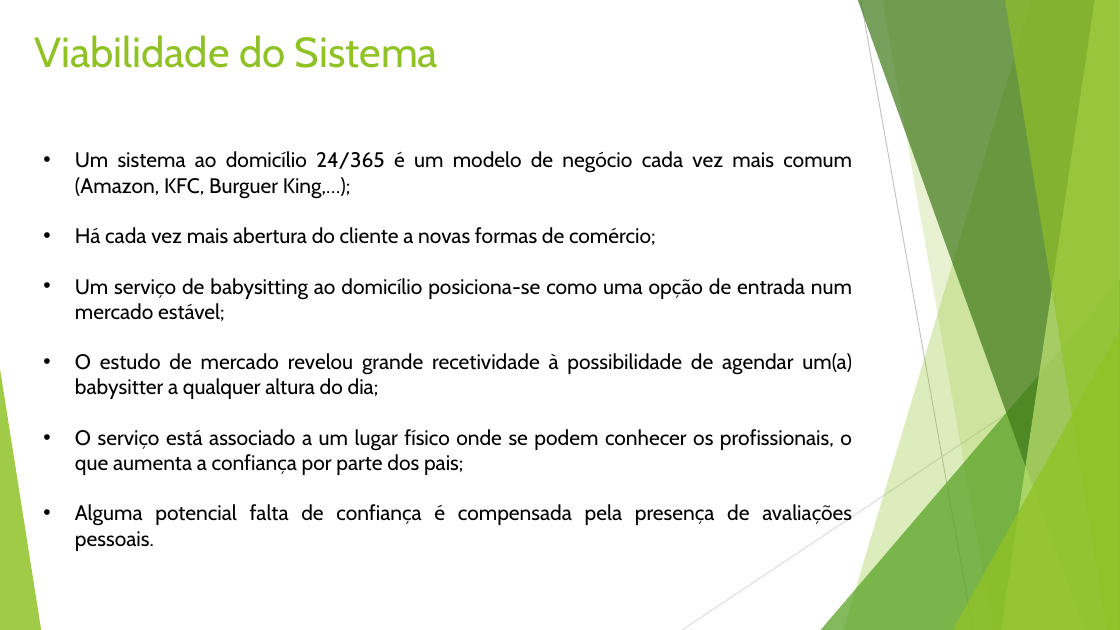
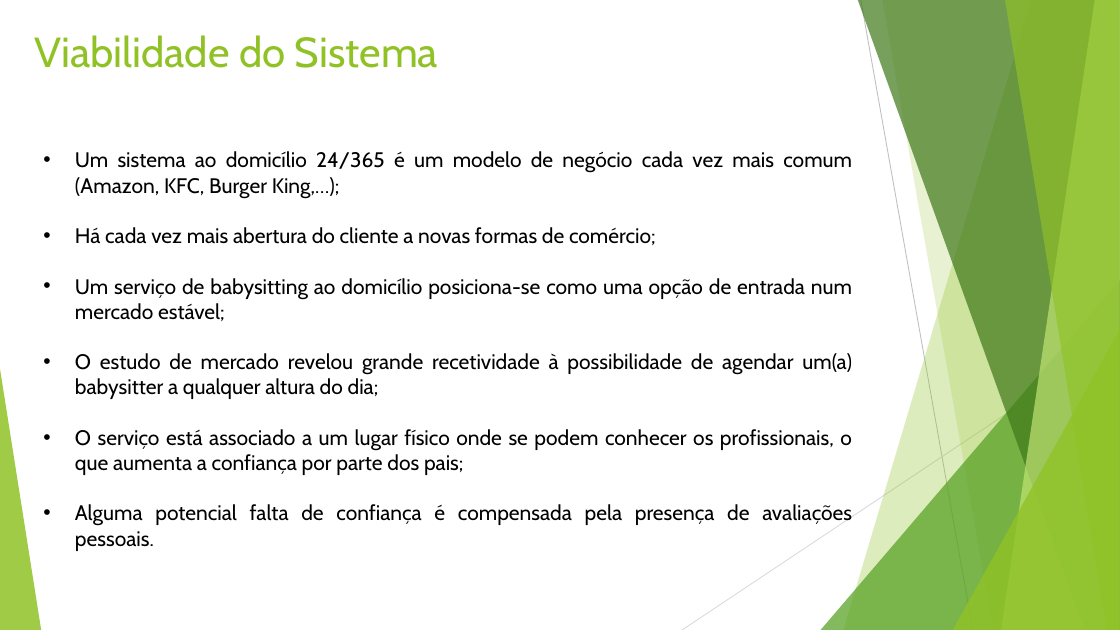
Before and after one commit to vitorjrc/babysitting-system, a slide deck: slide 6 of relatorio/LI4.pptx. Drawn at 1120x630 pixels with LibreOffice and Linux fonts; fonts in the diff are those of the drawing. Boxes give left, top, right and bottom in pixels: in the first picture for what was removed or moved away, otherwise in the second. Text is boxed around its words. In the diff, an @@ line names an element or a change of style, - is before the commit and + after.

Commit message:
final final presentation :D

```diff
--- a/relatorio/LI4.pptx
+++ b/relatorio/LI4.pptx
@@ text at [75,151,852,199]: text changed @@
-• Um sistema ao domicílio 24/365 é um modelo de negócio cada vez mais comum (Amazon, KFC, Burguer King,…);
+• Um sistema ao domicílio 24/365 é um modelo de negócio cada vez mais comum (Amazon, KFC, Burger King,…);
```
Also in this commit, not shown: 2 other slides changed.
